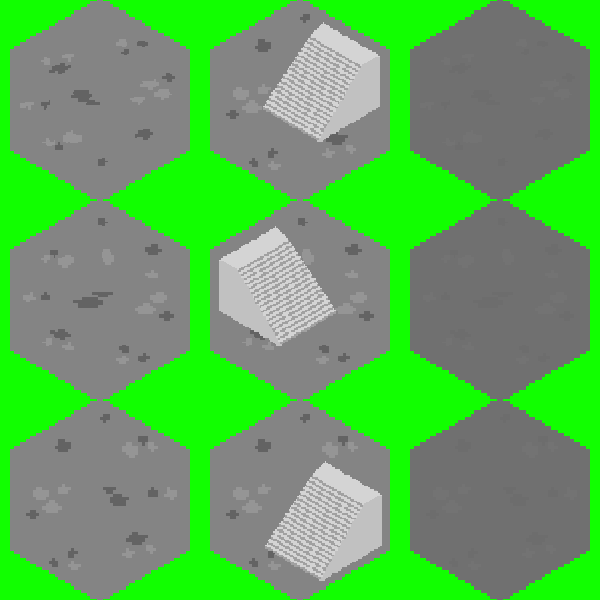
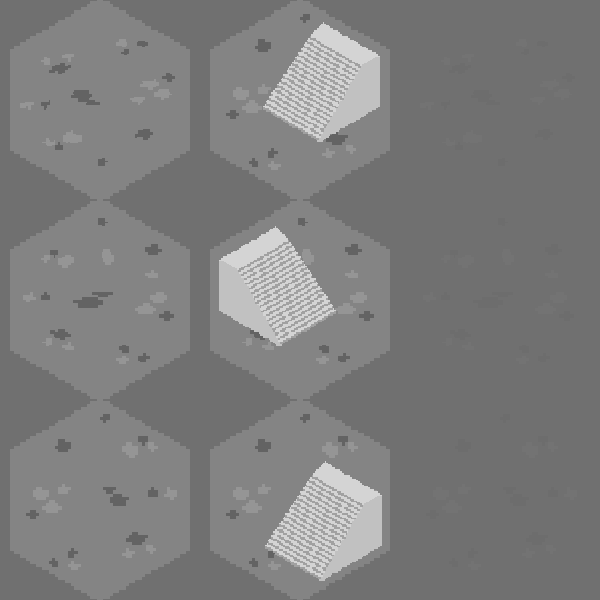
Before/after of a 600×600 layered artwork. What changed in the layer stack:
added layer "Color Fill 1" above "Layer 5" over [0, 0, 600, 600]
